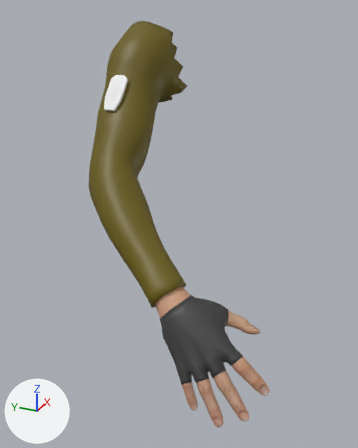
Two versions of the Blender file Desarrollo de Assets/Player Modeling V2/Blender/PlayerHands2.blend, one commit apart.
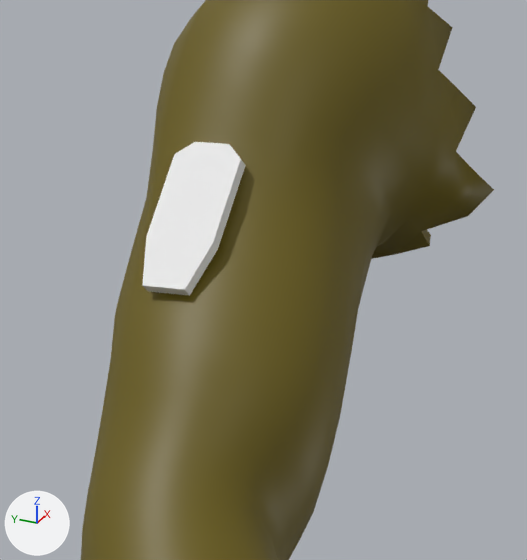
The first picture shows the older version from a camera (50 mm lens) standing at (-1.102, -0.499, 1.552) and looking at (-0.378, -0.173, 1.19). The close-ups show both versions on the part from 20% to 55% of the width and 9% to 39% of the height of that picture. Arrows for +X, +Y and +Z are at lower left; the lights stay in place.

Script lines for the objects in view, before the commit:
```python
me_cube = bpy.data.meshes.new('Cube')
me_cube.from_pydata(...)  # 16 vertices, 14 faces; spans x -0.0025..0.0025, y -0.0167..0.0167, z -0.0302..0.041
me_player_base_001 = bpy.data.meshes.new('player-base.001')
me_player_base_001.from_pydata(...)  # 590 vertices, 564 faces; spans x -0.527..-0.134, y -0.231..0.077, z 1.099..1.511
me_player_base_001.materials.append(mat_jacket)  # dark yellow #6a5c00
ob_cube = bpy.data.objects.new('Cube', me_cube)
ob_cube.location = (-0.3102, -0.0131, 1.3894)
ob_cube.rotation_euler = (0.0, 0.706, 0.0)  # degrees (0, 40, 0)
ob_player_base_001 = bpy.data.objects.new('player-base.001', me_player_base_001)
ob_player_base_001.location = (0.0, 0.0, 0.0)
```
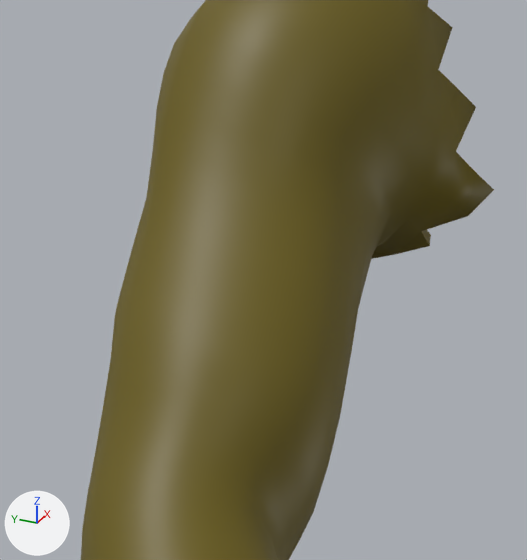
What differs and where, as boxes [x1, y1, x2, y2] in the close-ups (527 x 560 px):
'Cube', hidden
    before: [142, 142, 246, 296]

What changed in the scene script:
```text
Change ob_cube:
    add ob_cube.hide_render = True
```
